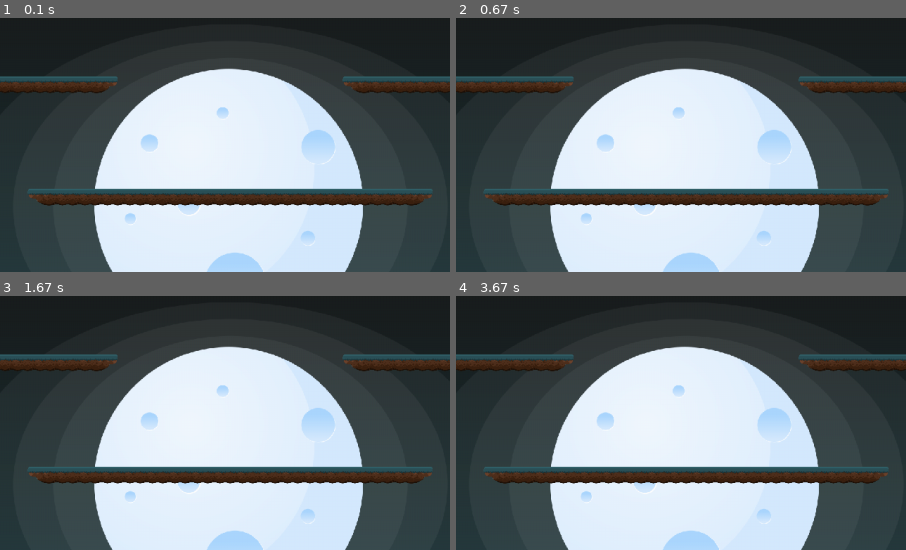
Above: before the commit, frames 1-4 (two rows, left to right).
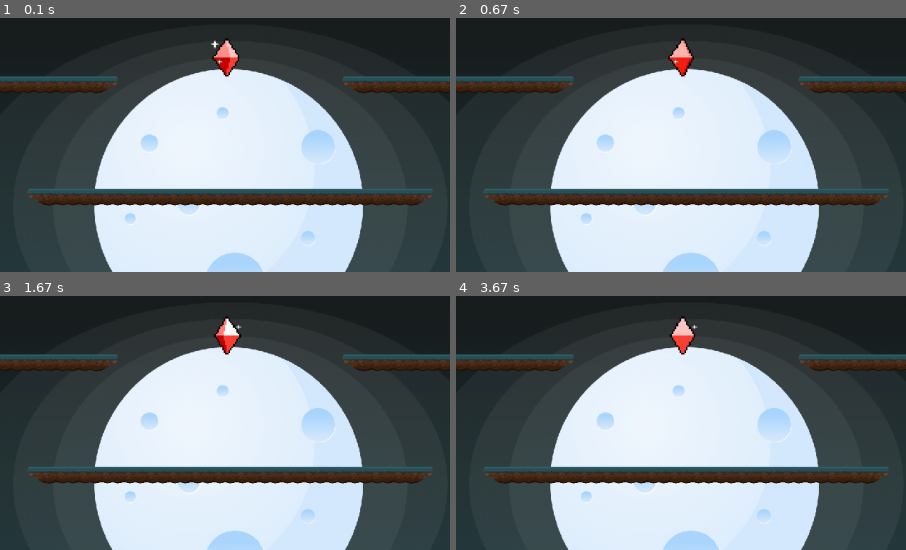
Above: after the commit, the same moments.

Repository: Delbelt/Juego-Python-Pygame-2D
Game: pygame game, started from zombie_knight.py
Two runs of this game, one before a commit and one after it. Both use one fixed random seed, a clock stepped at 60 frames per second and the inputs below.
Inputs:
- Up to frame 1 (0.1 s): no input
- Up to frame 2 (0.67 s): no input
- Up to frame 3 (1.67 s): no input
- Up to frame 4 (3.67 s): no input
The pictures show only the part of the screen within x 24-74%, y 0-50%; the shares and areas given below are measured in that part.

The runs differ from the first frame. In frame 1, 0.5% of the frame differs, in the area x 46-54%, y 8-24%; in frame 2, 0.5%; in frame 3, 0.5%; in frame 4, 0.5%.

Commit message:
Se implementa la clase RubyLogo

Diff:
--- a/zombie_knight.py
+++ b/zombie_knight.py
@@ -201,14 +201,58 @@
     #QUIZAS PODRIA SER OTRO OBJETO O SIMPLEMENTE QUITARLO
     #PERO SE PODRIA AAGREGAR UN LOGO O ALGO EN SU REEMPLAZO
 
-    def __init__(self):
-        pass
+    def __init__(self, x, y, grupo_principal):
+
+        super().__init__()
+
+        #ANIMACION DE LOS FRAMES DEL RUBY
+        self.logo_sprites = []
+
+        #ANIMACION GIRATORIA:
+
+        #ANEXAR A LA LISTA LAS ANIMACIONES Y RE-DIMENSIONARLAS
+        self.logo_sprites.append(pygame.transform.scale(pygame.image.load("images/ruby/tile000.png"),(54,54)))
+        self.logo_sprites.append(pygame.transform.scale(pygame.image.load("images/ruby/tile001.png"),(54,54)))
+        self.logo_sprites.append(pygame.transform.scale(pygame.image.load("images/ruby/tile002.png"),(54,54)))
+        self.logo_sprites.append(pygame.transform.scale(pygame.image.load("images/ruby/tile003.png"),(54,54)))
+        self.logo_sprites.append(pygame.transform.scale(pygame.image.load("images/ruby/tile004.png"),(54,54)))
+        self.logo_sprites.append(pygame.transform.scale(pygame.image.load("images/ruby/tile005.png"),(54,54)))
+        self.logo_sprites.append(pygame.transform.scale(pygame.image.load("images/ruby/tile006.png"),(54,54)))
+
+        #SE USARA COMO INDICE DE LA LISTA - INDEX
+        self.indice_sprite = 0
+
+        #CARGA LA IMAGEN DE PARTIDA
+        self.image = self.logo_sprites[self.indice_sprite]
+
+        #OBTENGO LA RECTA (get.rect):
+        self.rect = self.image.get_rect() #POSICION DE LA RECTA
+        self.rect.bottomleft = (x,y) #A PARTIR DE: ABAJO A LA IZQUIERDA = (x,y)
+
+        #AGREGO AL GRUPO PRINCIPAL PARA QUE SE MUESTRE EL DIBUJO:
+        grupo_principal.add(self)
+
 
     def update(self):
-        pass
-
-    def animacion(self): #Animacion del Ruby
-        pass
+
+        self.animacion(self.logo_sprites, 0.25) # 0.25 ANIMACION GIRATORIA
+        # .25 O 0.25 = 1/4 ---> TOMARA 4 BUCLES PARA MOVERSE HACIA EL SIGUIENTE FOTOGRAMA
+
+
+    def animacion(self, sprite_list, speed): #Animacion del Ruby
+        #sprite_list[]: Lista que contiene las animaciones correspondientes
+        #speed: Velocidad de la animacion
+
+        if self.indice_sprite < len(sprite_list) -1: #RESTA EN UNO PARA QUE COINCIDA CON INDICE
+            self.indice_sprite += speed #AGREGO A LA VARIABLE LA VELOCIDAD
+
+        else:
+            self.indice_sprite = 0 #PARA QUE VUELVA A EMPEZAR
+
+        #ASEGURA DE QUE ESTAMOS CAMBIANDO NUESTRO VALOR ACTUAL DE SPRITE:
+
+        #ESTABLECE LA IMAGEN CON LA VARIABLE + EL SPEED DE LAS CONDICIONES:
+        self.image = sprite_list[int(self.indice_sprite)]
 
 ############################################################################################
 
@@ -339,7 +383,7 @@
 
         #RUBY MAKER:
         elif mapa_mosaico[i][j] == 6:
-            pass
+            RubyLogo(j*32, i*32, grupo_Mosaico)
             #COMO NO ES PARTE DE LA PLATAFORMA, VA AL GRUPO PRINCIPAL
 
         #PORTALES:
